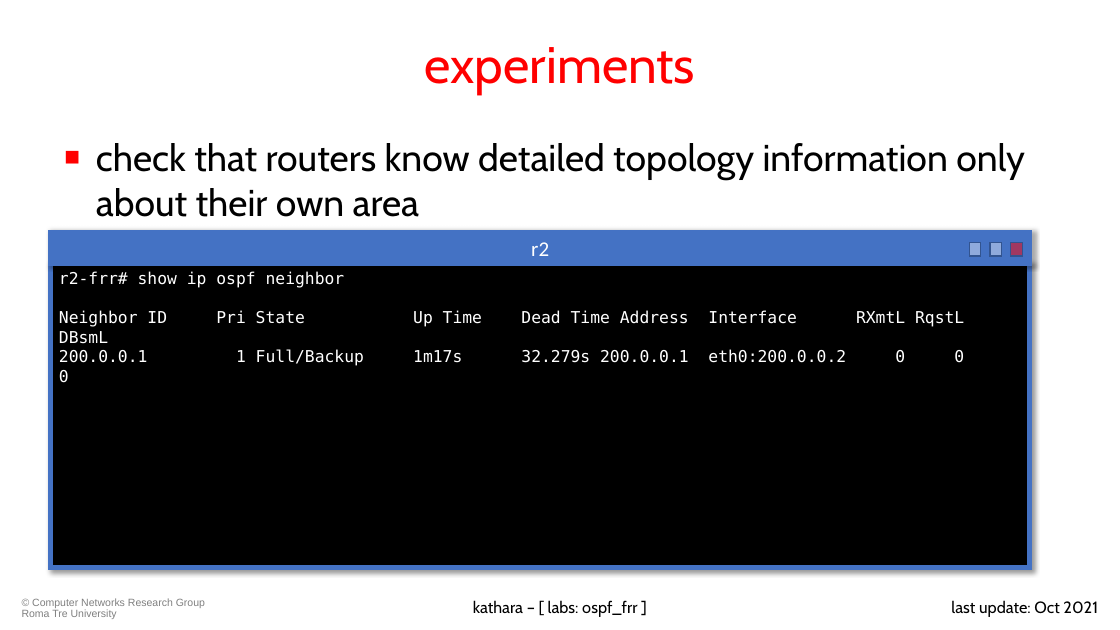
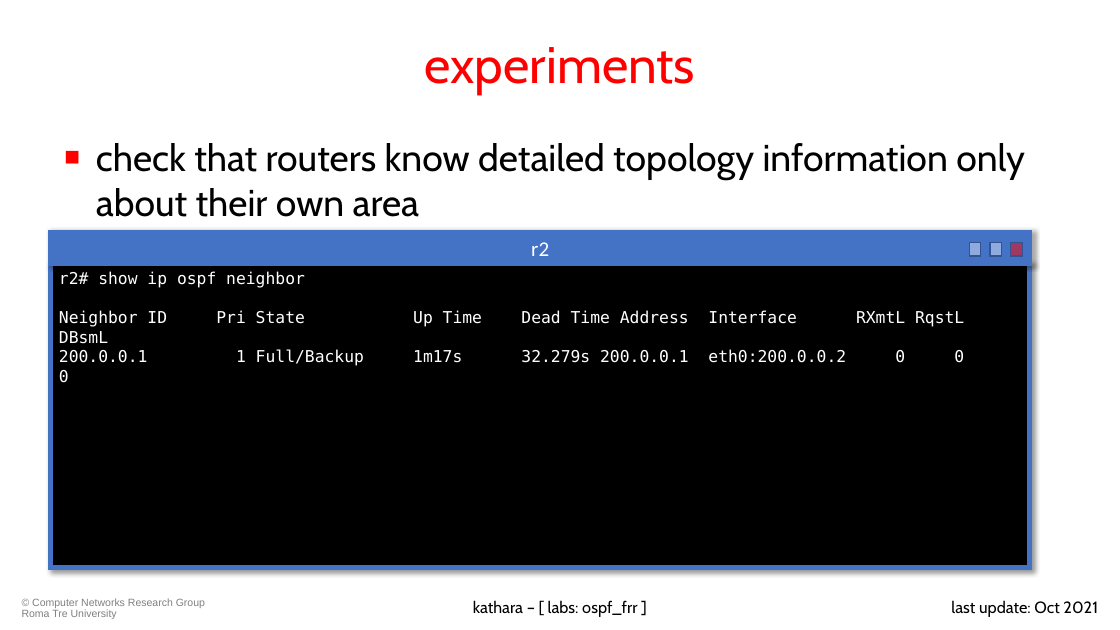
Before and after one commit to KatharaFramework/Kathara-Labs, a slide deck: slide 64 of main-labs/intradomain-routing/frr/ospf/020-kathara-lab_ospf.pptx. Drawn at 1120x630 pixels with LibreOffice and Linux fonts; fonts in the diff are those of the drawing; background and template pictures are left out. Boxes give left, top, right and bottom in pixels: in the first picture for what was removed or moved away, otherwise in the second. Text is boxed around its words. In the diff, an @@ line names an element or a change of style, - is before the commit and + after.

Commit message:
Small changes to ospf

```diff
--- a/main-labs/intradomain-routing/frr/ospf/020-kathara-lab_ospf.pptx
+++ b/main-labs/intradomain-routing/frr/ospf/020-kathara-lab_ospf.pptx
@@ text in rectangle at <box>59,271,305,288</box>: text changed @@
-r2-frr# show ip ospf neighbor
+r2# show ip ospf neighbor
```
Also in this commit, not shown: 15 other slides changed, 1 other file.
